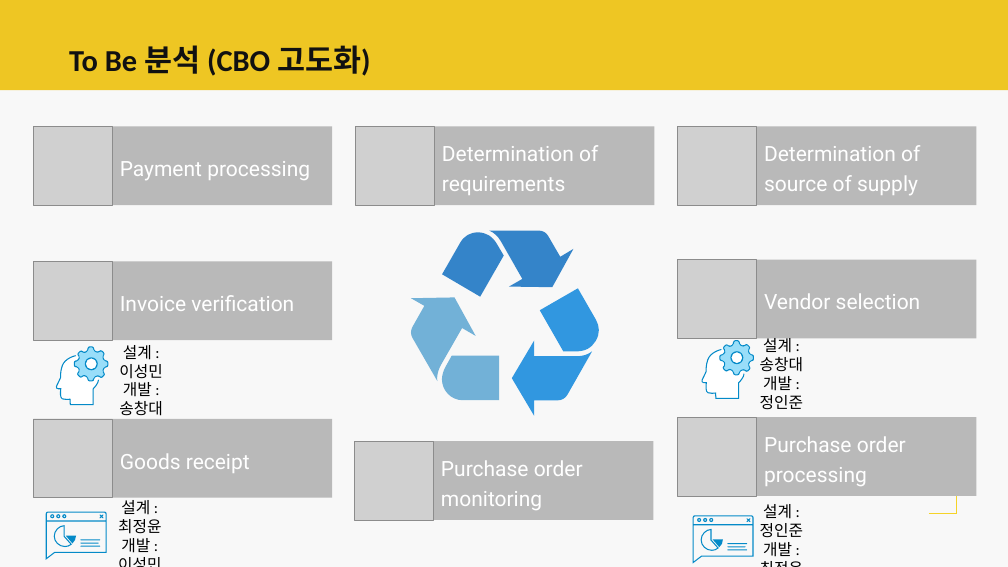
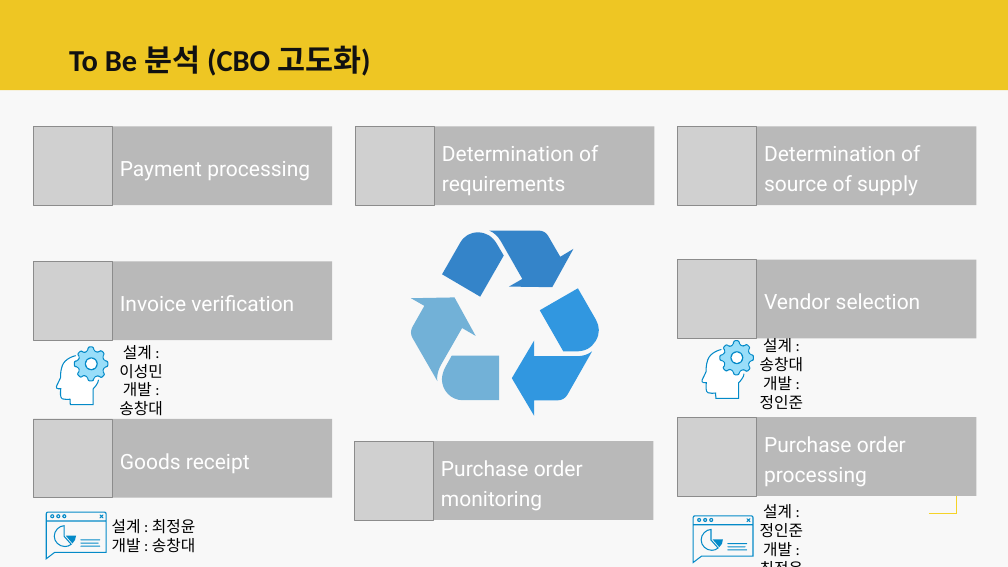
Before and after one commit to naniboy0923/SAP_Project, a slide deck: slide 5 of Document/프로젝트 수행계획서.pptx. Drawn at 1008x567 pixels with LibreOffice and Linux fonts; fonts in the diff are those of the drawing; grey boxes stand for pictures. Boxes give left, top, right and bottom in pixels: in the first picture for what was removed or moved away, otherwise in the second. Text is boxed around its words. In the diff, an @@ line names an element or a change of style, - is before the commit and + after.

```diff
--- a/Document/프로젝트 수행계획서.pptx
+++ b/Document/프로젝트 수행계획서.pptx
@@ text "설계 : 최정윤": place and size @@
-text "설계 : 최정윤" at <box>118,497,161,553</box>
+text "설계 : 최정윤" at <box>112,519,195,553</box>
@@ text at <box>112,538,195,553</box>: text changed @@
-개발 : 이성민
+개발 : 송창대
```
Also in this commit, not shown: 1 other slide changed.
